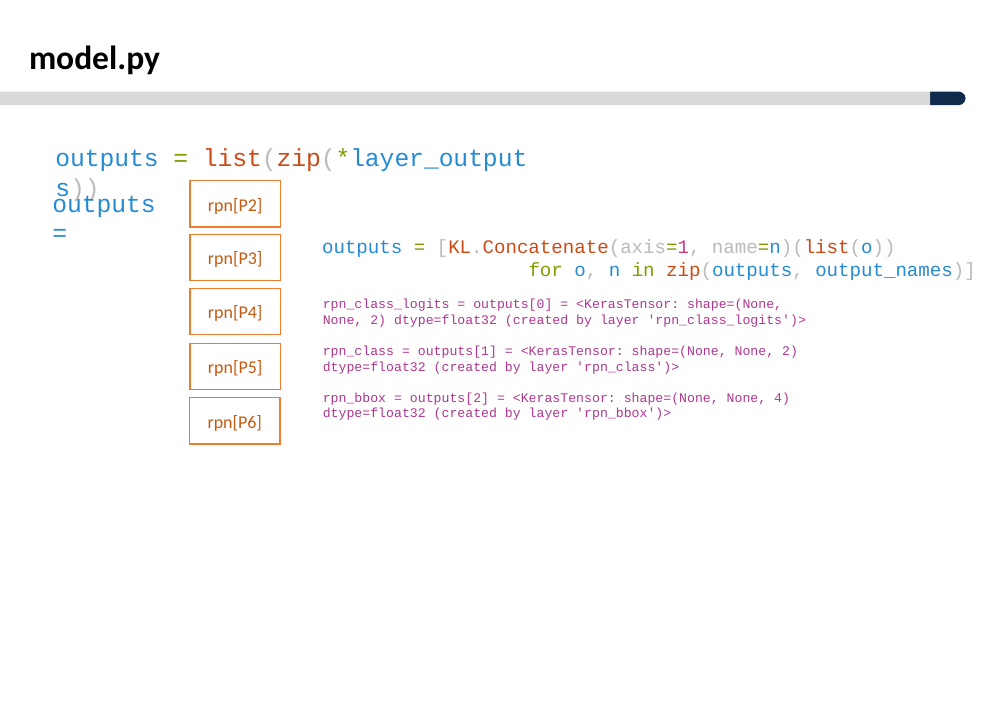
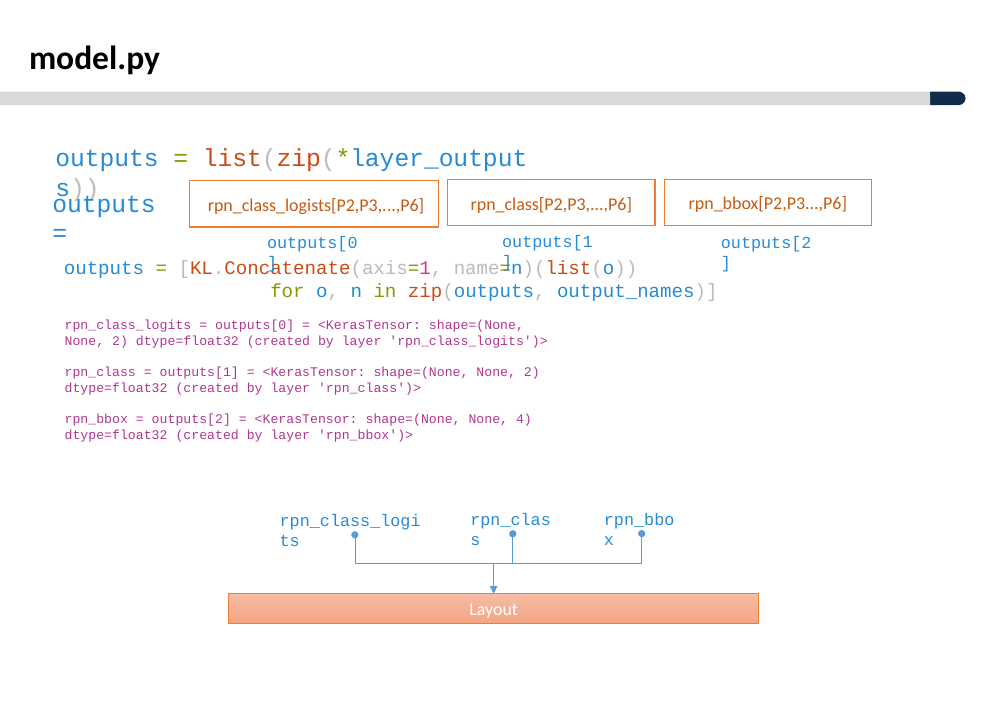
Before and after one commit to ksyoon70/Mask-RCNN-TF2, a slide deck: slide 6 of Masked-RCNN_분석_V1.0.pptx. Drawn at 1008x713 pixels with LibreOffice and Linux fonts; fonts in the diff are those of the drawing; background and template pictures are left out. Boxes give left, top, right and bottom in pixels: in the first picture for what was removed or moved away, otherwise in the second. Text is boxed around its words. In the diff, an @@ line names an element or a change of style, - is before the commit and + after.

```diff
--- a/Masked-RCNN_분석_V1.0.pptx
+++ b/Masked-RCNN_분석_V1.0.pptx
@@ rectangle "rpn_class[P2,P3,...,P6]" resized from (x1=190, y1=235, x2=280, y2=281) to (x1=448, y1=179, x2=655, y2=226) @@
@@ rectangle "rpn_bbox[P2,P3...,P6]" resized from (x1=190, y1=289, x2=280, y2=335) to (x1=665, y1=179, x2=872, y2=226) @@
@@ rectangle "rpn_class_logists[P2,P3,...,P6]" resized from (x1=190, y1=181, x2=280, y2=228) to (x1=190, y1=181, x2=438, y2=228) @@
@@ text in rectangle at (x1=208, y1=198, x2=424, y2=214): text changed @@
-rpn[P2]
+rpn_class_logists[P2,P3,...,P6]
@@ text in rectangle at (x1=471, y1=197, x2=632, y2=213): text changed @@
-rpn[P3]
+rpn_class[P2,P3,...,P6]
@@ text in rectangle at (x1=689, y1=196, x2=847, y2=212): text changed @@
-rpn[P4]
+rpn_bbox[P2,P3...,P6]
@@ text added at (x1=267, y1=236, x2=358, y2=252), 14 pt, text #268BD2 @@
+outputs[0]
@@ text added at (x1=502, y1=235, x2=593, y2=251), 14 pt, text #268BD2 @@
+outputs[1]
@@ text added at (x1=721, y1=236, x2=812, y2=252), 14 pt, text #268BD2 @@
+outputs[2]
@@ text added at (x1=65, y1=320, x2=192, y2=332), 14 pt, text #268BD2 @@
+rpn_class
@@ rectangle removed at (x1=190, y1=343, x2=280, y2=390) @@
-rpn[P5]
@@ text added at (x1=389, y1=336, x2=547, y2=348), 14 pt, text #268BD2 @@
+rpn_class_logits
@@ 4 texts moved together from (x1=323, y1=240, x2=976, y2=420) to (x1=65, y1=261, x2=718, y2=532) @@
@@ rectangle removed at (x1=190, y1=398, x2=280, y2=444) @@
-rpn[P6]
@@ text added at (x1=318, y1=429, x2=413, y2=442), 14 pt, text #268BD2 @@
+rpn_bbox
@@ elbow double arrow added from (355, 535) to (494, 593), #5B9BD5 0.5 pt @@
@@ elbow double arrow added from (642, 534) to (494, 593), #5B9BD5 0.5 pt @@
@@ elbow double arrow added from (513, 534) to (494, 593), #5B9BD5 0.5 pt @@
@@ rectangle added at (x1=229, y1=593, x2=759, y2=623), fill gradient #F7BDA5 to #F5B196 to #F8A582, outline #ED7D31 0.5 pt, 15 pt, text #FFFFFF @@
+Layout
```
Also in this commit, not shown: 3 slides added.
